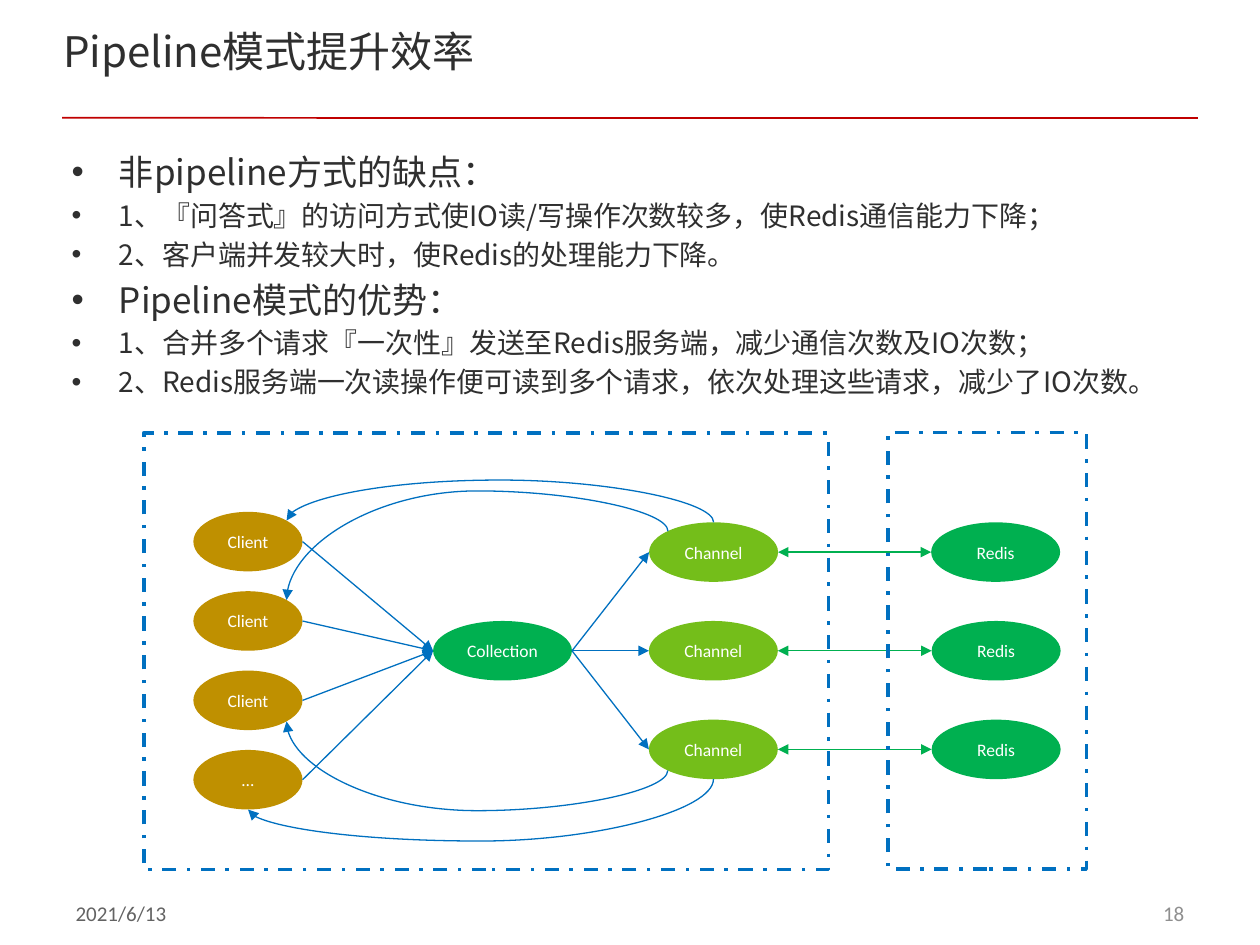
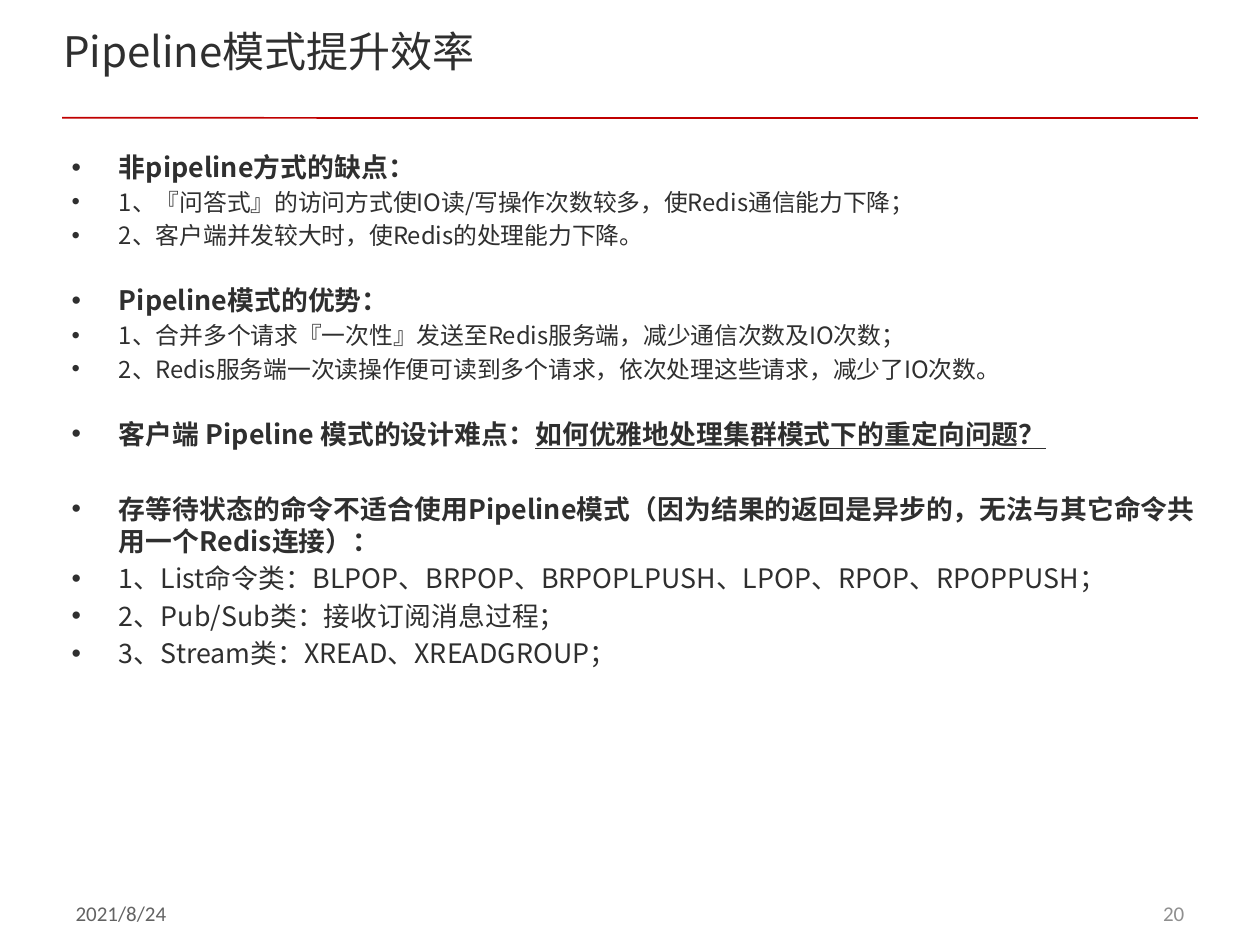
Before and after one commit to acl-dev/acl, a slide deck: slide 20 of doc/redis_cluster.pptx (slide 18 before the commit). Drawn at 1260x945 pixels with LibreOffice and Linux fonts; fonts in the diff are those of the drawing. Boxes give left, top, right and bottom in pixels: in the first picture for what was removed or moved away, otherwise in the second. Text is boxed around its words. In the diff, an @@ line names an element or a change of style, - is before the commit and + after.

Commit message:
add some contents in redis_cluster.pptx

```diff
--- a/doc/redis_cluster.pptx
+++ b/doc/redis_cluster.pptx
@@ text at box(119, 154, 1000, 380): size 20 to 15.3 pt, bold on in "非pipeline方式的缺点：", "Pipeline模式的优势："; size 16 to 13.6 pt in "1、『问答式』的访问方式使IO读/写操作次数较多，使Redis通信能力下降；", "2、客户端并发较大时，使Redis的处理能力下降。", "1、合并多个请求『一次性』发送至Redis服务端，减少通信次数及IO次数；", "2、Redis服务端一次读操作便可读到多个请求，依次处理这些请求，减少了IO次数。" @@
@@ text at box(119, 421, 1195, 631): paragraphs added @@
+• 客户端 Pipeline 模式的设计难点：如何优雅地处理集群模式下的重定向问题？
+• 存等待状态的命令不适合使用Pipeline模式（因为结果的返回是异步的，无法与其它命令共用一个Redis连接）：
+• 1、List命令类：BLPOP、BRPOP、BRPOPLPUSH、LPOP、RPOP、RPOPPUSH；
+• 2、Pub/Sub类：接收订阅消息过程；
+• 3、Stream类：XREAD、XREADGROUP；
@@ rectangle removed at box(144, 433, 828, 869) @@
@@ rectangle removed at box(888, 432, 1086, 868) @@
@@ curved arrow removed from (713, 523) to (286, 520) @@
@@ curved arrow removed from (668, 530) to (286, 600) @@
@@ ellipse removed at box(194, 512, 304, 571) @@
-Client
@@ ellipse removed at box(649, 523, 777, 582) @@
-Channel
@@ ellipse removed at box(931, 523, 1060, 582) @@
-Redis
@@ arrow removed from (302, 542) to (433, 651) @@
@@ arrow removed from (572, 651) to (649, 552) @@
@@ double arrow removed from (779, 552) to (931, 552) @@
@@ ellipse removed at box(194, 591, 304, 650) @@
-Client
@@ arrow removed from (302, 621) to (433, 651) @@
@@ ellipse removed at box(433, 621, 572, 680) @@
-Collection
@@ ellipse removed at box(649, 621, 777, 680) @@
-Channel
@@ ellipse removed at box(931, 621, 1060, 680) @@
-Redis
@@ arrow removed from (302, 701) to (433, 651) @@
@@ arrow removed from (302, 780) to (433, 651) @@
@@ arrow removed from (572, 651) to (649, 651) @@
@@ arrow removed from (572, 651) to (649, 750) @@
@@ double arrow removed from (777, 651) to (931, 651) @@
@@ ellipse removed at box(194, 670, 304, 730) @@
-Client
@@ ellipse removed at box(649, 719, 777, 779) @@
-Channel
@@ ellipse removed at box(931, 719, 1060, 779) @@
-Redis
@@ curved arrow removed from (668, 771) to (286, 722) @@
@@ ellipse removed at box(194, 750, 304, 809) @@
-…
@@ curved arrow removed from (713, 779) to (248, 810) @@
@@ double arrow removed from (777, 750) to (931, 750) @@
@@ text at box(76, 906, 167, 922): text changed @@
-2021/6/13
+2021/8/24
@@ page number at box(1163, 907, 1184, 921): text changed @@
-18
+20
```
Also in this commit, not shown: 26 other slides changed, 4 slides added.
